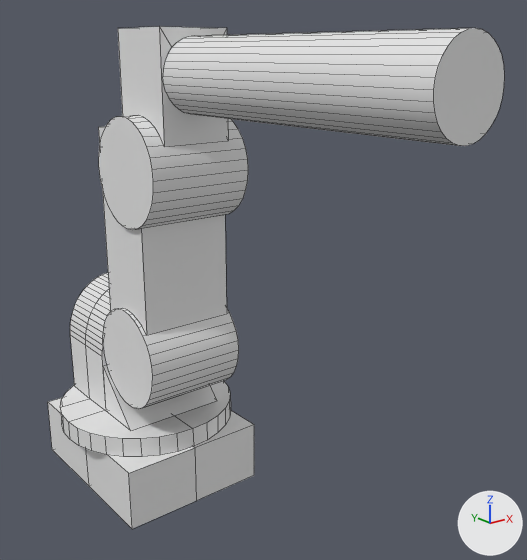
One commit to the OBJ model First_laba/assets/model/model.obj: the scene before it, then after it.
Both versions are drawn from a 50 mm camera at (-3.66, -6.9, 4.84) aimed at (0.5, -1.69, 2.76). Lighting does not change. The marker at lower right points along +X, +Y and +Z. Mesh edges are drawn as thin lines. Where no turn or scale is listed for an object, it has been applied to the vertices. Vertices at the same position are counted once.

Script lines for the objects in view, before the commit:
```python
me_base = bpy.data.meshes.new('base')
me_base.from_pydata(...)  # 18 vertices, 16 faces; spans x -0.62..1.03, y -0.86..1.2, z 0.01..0.68
me_base.materials.append(mat_material)  # white #e7e7e7
me_x01 = bpy.data.meshes.new('X01')
me_x01.from_pydata(...)  # 180 vertices, 117 faces; spans x -0.8..1.2, y -0.83..1.17, z 0.68..2.26
me_x01.materials.append(mat_material)  # white #e7e7e7
me_x02 = bpy.data.meshes.new('X02')
me_x02.from_pydata(...)  # 120 vertices, 62 faces; spans x -0.32..0.76, y -0.93..0.15, z 1.18..4.11
me_x02.materials.append(mat_material)  # white #e7e7e7
me_x03 = bpy.data.meshes.new('X03')
me_x03.from_pydata(...)  # 155 vertices, 81 faces; spans x -0.32..0.76, y -4.07..-0.04, z 3.17..5.05
me_x03.materials.append(mat_material)  # white #e7e7e7
ob_base = bpy.data.objects.new('base', me_base)
ob_base.location = (0.0, 0.0, 0.0)
ob_x01 = bpy.data.objects.new('X01', me_x01)
ob_x01.location = (0.0, 0.0, 0.0)
ob_x02 = bpy.data.objects.new('X02', me_x02)
ob_x02.location = (0.0, 0.0, 0.0)
ob_x03 = bpy.data.objects.new('X03', me_x03)
ob_x03.location = (0.0, 0.0, 0.0)
```
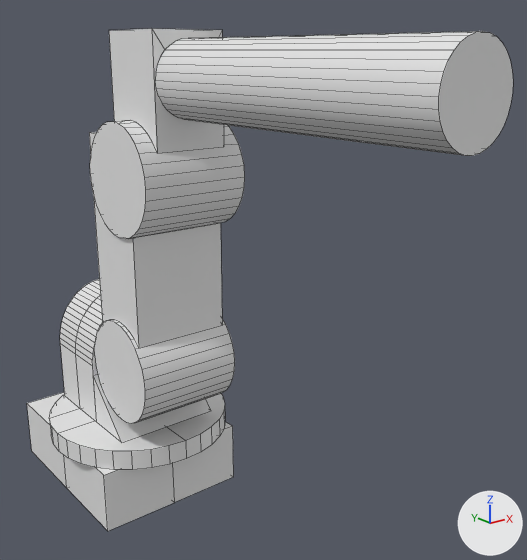
Location of each change, (x1, y1, x2, y2) in pixels of the pictures (527 x 560 px; the box of a moved part takes in the faces that stretch with it):
'X03', mesh moved
    before: (99, 27, 504, 230)
    after: (90, 29, 513, 239)
'X02', mesh moved
    before: (98, 126, 239, 408)
    after: (89, 132, 235, 423)
'X01', reshaped
    before: (60, 273, 231, 457)
    after: (49, 279, 225, 470)
'base', reshaped
    before: (48, 397, 254, 529)
    after: (27, 392, 234, 531)
part 2 of me_x01, moved or reshaped
    before: (70, 273, 217, 430)
    after: (60, 279, 211, 443)
part 3 of me_x01, rebuilt
    before: (60, 381, 231, 457)
    after: (49, 393, 225, 470)

The change, as a diff of the scene's bpy script:
```diff
--- a/First_laba/assets/model/model.obj.py
+++ b/First_laba/assets/model/model.obj.py
@@ me_base @@
 # used by ob_base; location = (0.0, 0.0, 0.0)
-me_base.from_pydata(...)  # 18 vertices, 16 faces; spans x -0.62..1.03, y -0.86..1.2, z 0.01..0.68
+me_base.from_pydata(...)  # 18 vertices, 16 faces; spans x -0.83..0.81, y -0.74..1.33, z 0.01..0.68
+# me_base part 1: the whole mesh is rebuilt
 me_base.materials.append(mat_material)
@@ me_x01 @@
 # used by ob_x01; location = (0.0, 0.0, 0.0)
-me_x01.from_pydata(...)  # 180 vertices, 117 faces; spans x -0.8..1.2, y -0.83..1.17, z 0.68..2.26
+me_x01.from_pydata(...)  # 183 vertices, 121 faces; spans x -1.0..1.0, y -1.0..1.0, z 0.68..2.26
+# me_x01 part 2: the loose piece of 114 vertices spanning x -0.35..0.8, y -0.44..0.97, z 0.9..2.26 is moved by (-0.2, -0.17, 0.0)
+# me_x01 part 3: the loose piece of 66 vertices spanning x -0.8..1.2, y -0.83..1.17, z 0.68..0.9 is rebuilt with 69 vertices and now spans x -1.0..1.0, y -1.0..1.0, z 0.68..0.9
 me_x01.materials.append(mat_material)
@@ me_x02 @@
 me_x02.from_pydata(...)  # 120 vertices, 62 faces; spans x -0.32..0.76, y -0.93..0.15, z 1.18..4.11
 # used by ob_x02; location = (0.0, 0.0, 0.0)
+# me_x02 part 4: the whole mesh is moved by (-0.2, -0.2, -0.03)
 me_x02.materials.append(mat_material)
@@ me_x03 @@
 me_x03.from_pydata(...)  # 155 vertices, 81 faces; spans x -0.32..0.76, y -4.07..-0.04, z 3.17..5.05
 # used by ob_x03; location = (0.0, 0.0, 0.0)
+# me_x03 part 5: the whole mesh is moved by (-0.19, -0.19, -0.02)
 me_x03.materials.append(mat_material)
```
